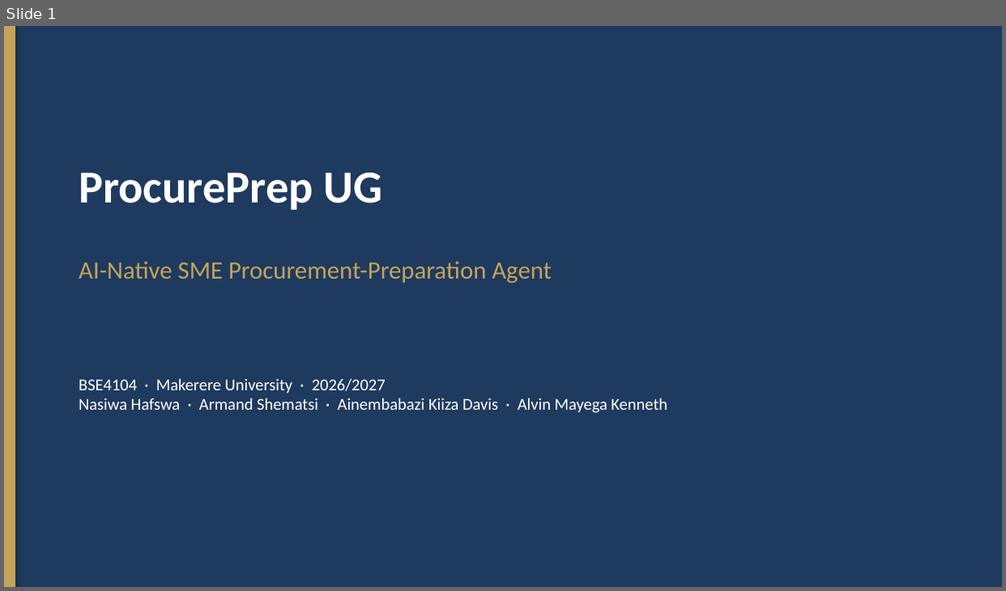
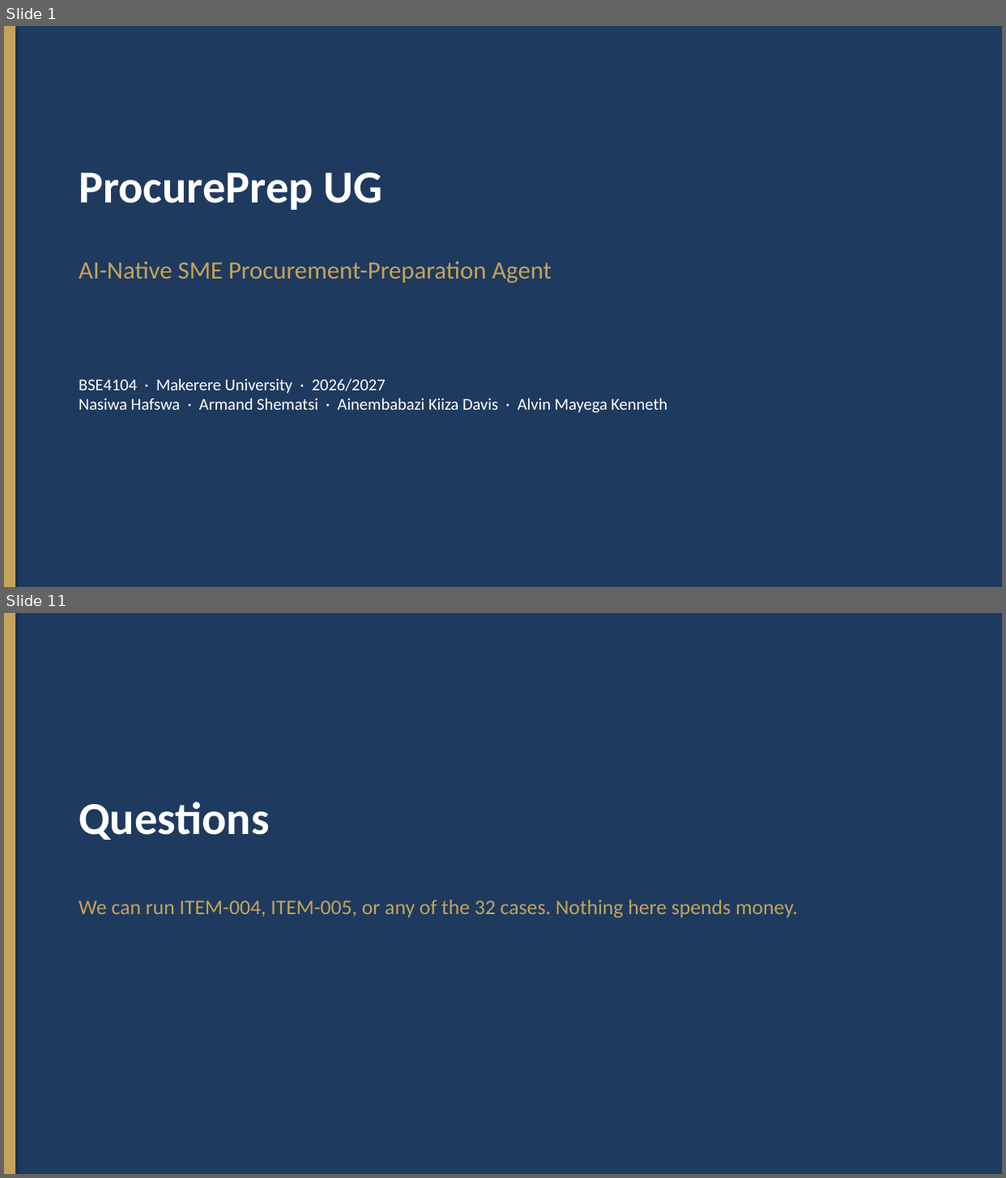
Before and after one commit to AINEMBABAZI-KIIZA-DAVIS/BSE4104_Capstone, a slide deck: docs/ProcurePrep UG Final Presentation.pptx. Shown one above the other, each under a label of ours: slide 1 before the commit, slides 1 and 11 after it; the slides between them are not shown. The pictures are 1006x591 and 1006x1178 pixels, drawn with LibreOffice and Linux fonts; fonts in the diff are those of the drawing. Boxes give left, top, right and bottom in pixels: in the first picture for what was removed or moved away, otherwise in the second. Text is boxed around its words. In the diff, an @@ line names an element or a change of style, - is before the commit and + after.

```diff
--- a/docs/ProcurePrep UG Final Presentation.pptx
+++ b/docs/ProcurePrep UG Final Presentation.pptx
@@ slide 11 added at [4,613,1002,1174], background #FFFFFF @@
@@ rectangle added at [4,613,1002,1174], fill #1F3A5F @@
@@ rectangle added at [4,613,15,1174], fill #C4A35A @@
@@ text added at [79,802,269,840], 44 pt, text #FFFFFF, bold @@
+Questions
@@ text added at [79,900,798,918], 20 pt, text #C4A35A @@
+We can run ITEM-004, ITEM-005, or any of the 32 cases. Nothing here spends money.
```
Also in this commit, not shown: 9 slides changed, 1 slide removed, 29 other files.
